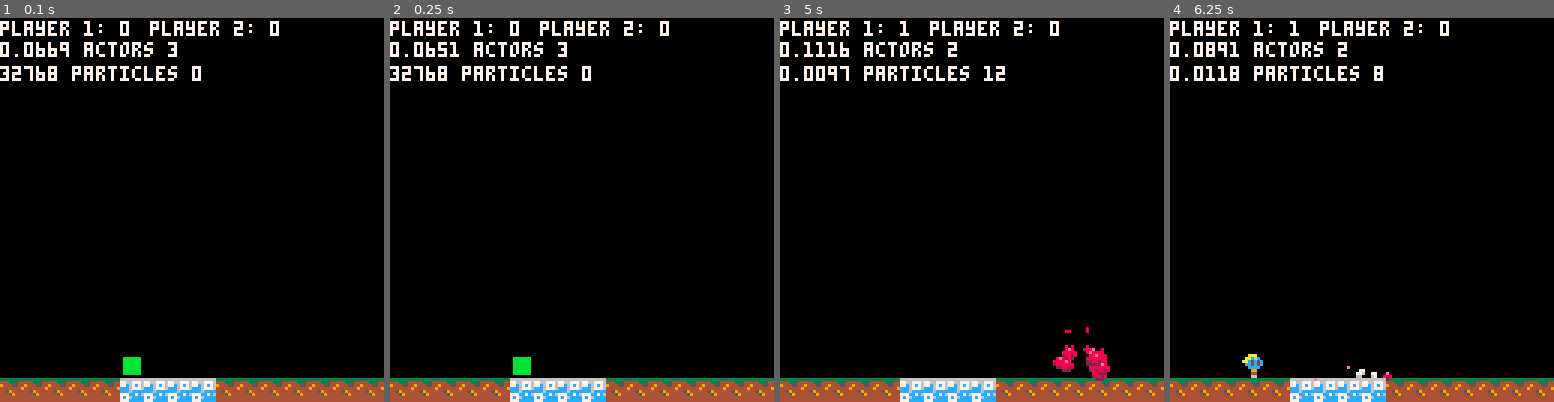
Above: before the commit, frames 1-4 (left to right).
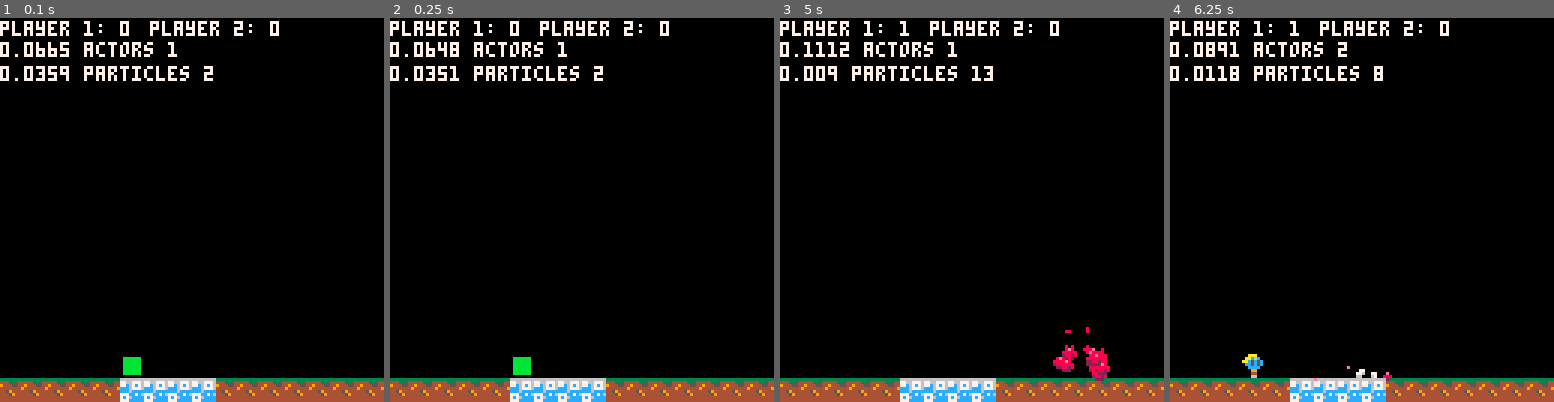
Above: after the commit, the same moments.

Repository: wesen/carts
Game: PICO-8 cartridge games/bump/bump.p8
Same seed, same stepped clock (60 frames per second), same inputs: the game is played once before the commit and once after it.
Inputs:
- Up to frame 1 (0.1 s): no input
- Up to frame 2 (0.25 s): no input
- Up to frame 3 (5 s): tap X (X key) at 0.33, 1.07, 1.85, 2.97, 4.08 s; tap O (Z key) at 0.7, 1.7, 2.1, 2.5, 2.9, 3.3, 3.7, 4.1, 4.5, 4.9 s; hold Right 1.6-2.1 s; hold Up 2.15-2.42 s; hold Right 2.47-3.03 s; hold Left 3.08-3.58 s; hold Down 3.63-3.97 s; hold Right 4.02-4.68 s; hold Up from 4.73 s (still down)
- Up to frame 4 (6.25 s): release Up at 5.03 s; hold Left 5.08-5.68 s; tap X (X key) at 5.2 s; tap O (Z key) at 5.3, 5.7, 6.1 s; hold Down 5.73-6.03 s; hold Right from 6.08 s (still down)

The runs differ from the first frame. In frame 1, 0.8% of the frame differs, in the area x 0-56%, y 6-17%; in frame 2, 0.8%; in frame 3, 0.6%; in frame 4, nothing differs.

Commit message:
Spawn is not an actor anymore

Diff:
--- a/games/bump/bump.p8
+++ b/games/bump/bump.p8
@@ -1102,23 +1102,26 @@
 
 spr_spawn_point=1
 
-cls_spawn=subclass(cls_actor,function(self,pos,input_port)
- cls_actor._ctr(self,pos)
+cls_spawn=class(function(self,pos,input_port)
+ add(particles,self)
+ self.x=pos.x
+ self.y=128
  self.is_solid=false
- self.target_x=self.x
- self.target_y=self.y
- self.y=128
+ self.target_x=pos.x
+ self.target_y=pos.y
  self.input_port=input_port
- self.spd_y=-2
  self.is_doppelgaenger=false
  add_cr(function()
   self:cr_spawn()
  end)
 end)
 
+function cls_spawn:update()
+end
+
 function cls_spawn:cr_spawn()
  cr_move_to(self,self.target_x,self.target_y,1,inexpo)
- del(actors,self)
+ del(particles,self)
  local player=cls_player.init(v2(self.target_x,self.target_y), self.input_port)
  player.is_doppelgaenger=self.is_doppelgaenger
  cls_smoke.init(v2(self.x,self.y),spr_full_smoke,0)
--- a/games/bump/spawn.lua
+++ b/games/bump/spawn.lua
@@ -1,22 +1,25 @@
 spr_spawn_point=1
 
-cls_spawn=subclass(cls_actor,function(self,pos,input_port)
- cls_actor._ctr(self,pos)
+cls_spawn=class(function(self,pos,input_port)
+ add(particles,self)
+ self.x=pos.x
+ self.y=128
  self.is_solid=false
- self.target_x=self.x
- self.target_y=self.y
- self.y=128
+ self.target_x=pos.x
+ self.target_y=pos.y
  self.input_port=input_port
- self.spd_y=-2
  self.is_doppelgaenger=false
  add_cr(function()
   self:cr_spawn()
  end)
 end)
 
+function cls_spawn:update()
+end
+
 function cls_spawn:cr_spawn()
  cr_move_to(self,self.target_x,self.target_y,1,inexpo)
- del(actors,self)
+ del(particles,self)
  local player=cls_player.init(v2(self.target_x,self.target_y), self.input_port)
  player.is_doppelgaenger=self.is_doppelgaenger
  cls_smoke.init(v2(self.x,self.y),spr_full_smoke,0)
